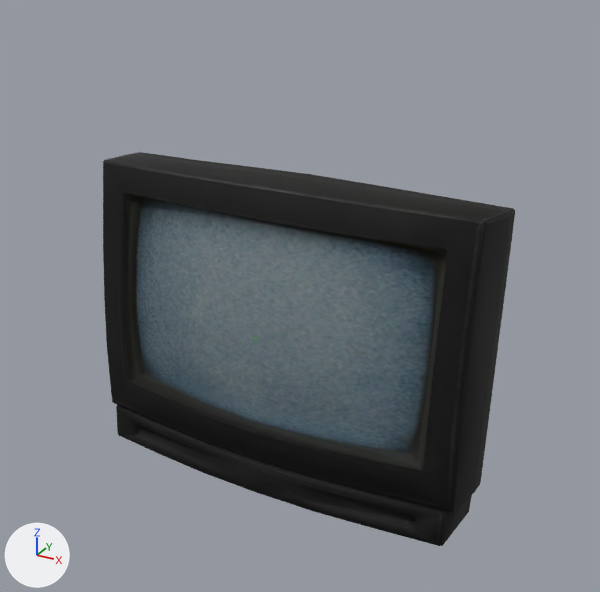
Two versions of the glTF model docs/components/delajii-terminal/asset/furniture/lounge-tv/lounge-tv-v2.glb, one commit apart.
Before and after are seen from a 50 mm lens placed at (0.309, -0.558, 0.438), pointed at (-0.014, 0.029, 0.145). Lighting does not change. The marker at lower left points along +X, +Y and +Z. The first picture is the older version. Vertices at exactly the same position are counted once.
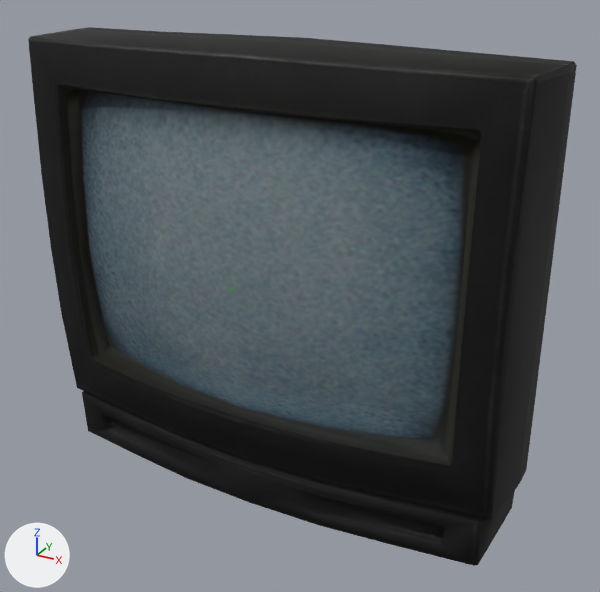
Where the change shows, as pixel boxes (x1, y1, x2, y2) in the pictures (600 x 592 px):
'mesh_0', reshaped, moved (33% wider, 37% taller): before (103, 152, 515, 546); after (28, 27, 577, 566)
'mesh_0.001', reshaped, moved (30% wider, 37% taller): before (123, 193, 448, 470); after (58, 84, 482, 465)

The change in detail:
me_mesh_0 is used by ob_mesh_0; location (0.0, 0.0, 0.0).
me_mesh_0 had 323 vertices, 618 faces and spanned x -0.172..0.17, y -0.071..0.157, z 0.0..0.265.
me_mesh_0 now has 323 vertices, 618 faces and spans x -0.205..0.202, y -0.093..0.212, z -0.158..0.206.
me_mesh_0 part 1: the whole mesh is multiplied about its middle by the matrix ((1.19, 0.0, 0.0), (0.0, 1.382, -0.146), (0.0, 0.146, 1.382)), then moved by (0.0, 0.013, -0.095).
me_mesh_0_001 is used by ob_mesh_0_001; location (0.0, 0.0, 0.0).
me_mesh_0_001 had 95 vertices, 162 faces and spanned x -0.141..0.141, y -0.071..-0.035, z 0.067..0.241.
me_mesh_0_001 now has 95 vertices, 162 faces and spans x -0.168..0.168, y -0.103..-0.064, z -0.07..0.172.
me_mesh_0_001 part 2: the whole mesh is multiplied about its middle by the matrix ((1.19, 0.0, 0.0), (0.0, 1.382, -0.146), (0.0, 0.146, 1.382)), then moved by (0.0, -0.027, -0.101).
Object 'mesh_0' (ob_mesh_0) moves from (0.0, 0.0, 0.0) to (0.0001, 0.0, 0.1585).
Object 'mesh_0.001' (ob_mesh_0_001) moves from (0.0, 0.0, 0.0) to (0.0001, 0.0, 0.1585).
